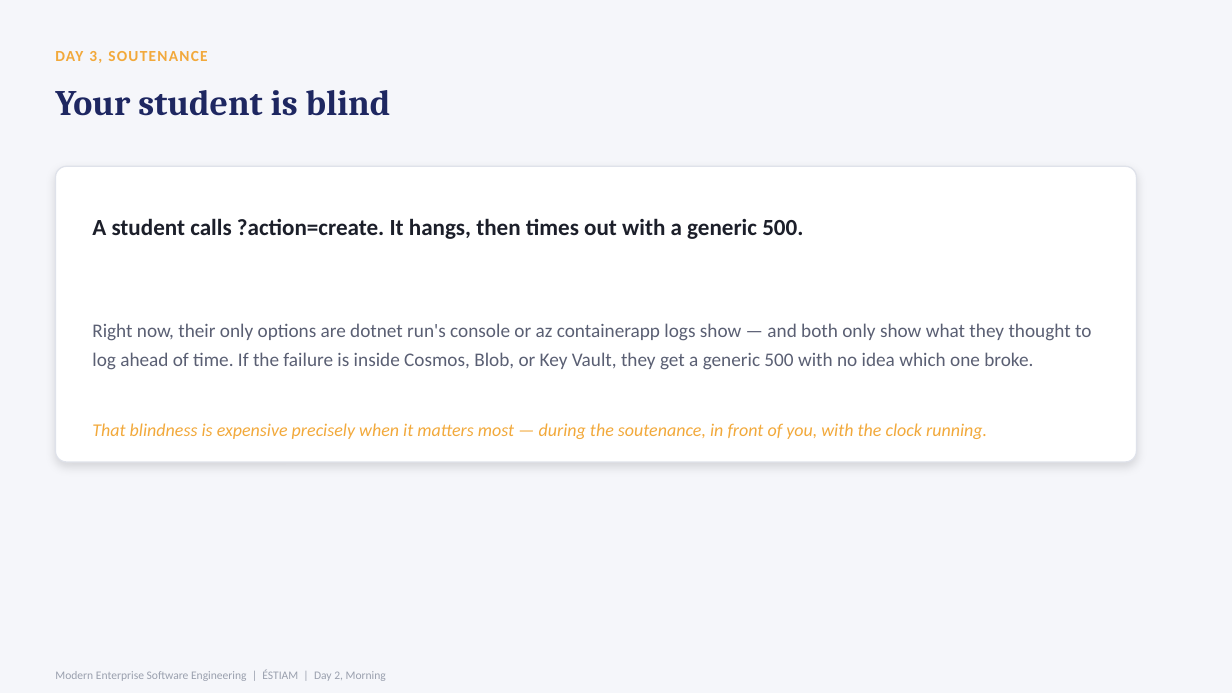
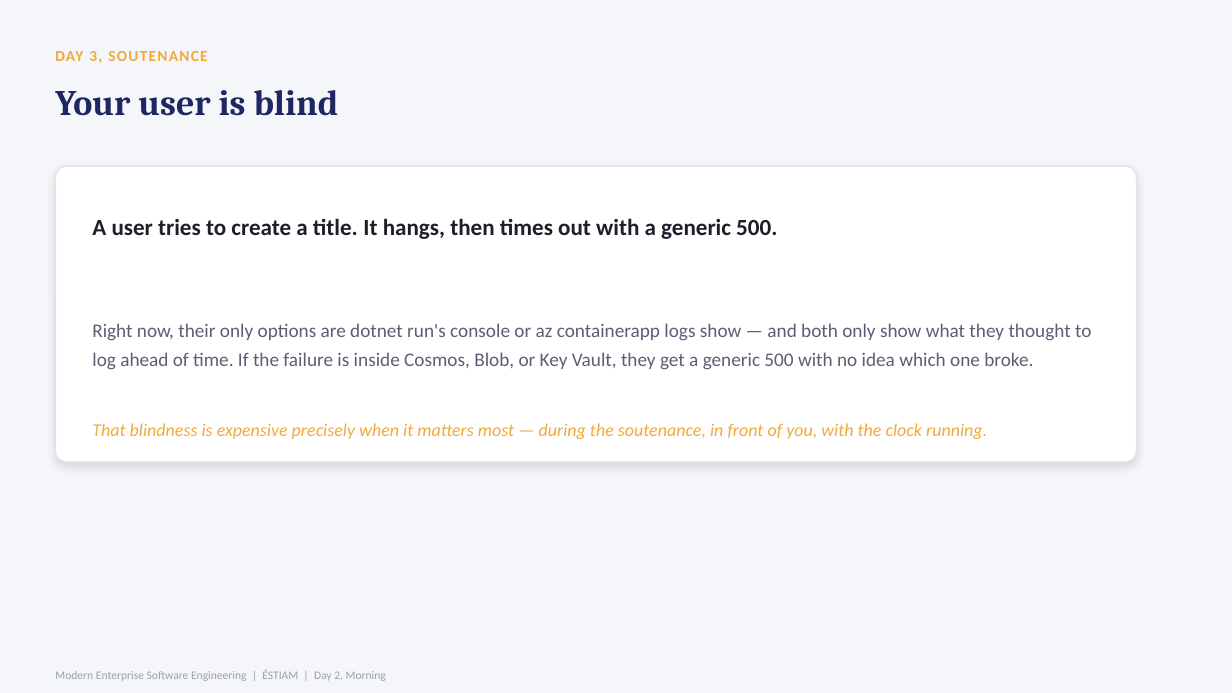
Before and after one commit to gsonego/3EADOTN__Material, a slide deck: slide 9 of module_04/Module4-Monitor-Troubleshoot-Optimize.pptx (slide 3 before the commit). Drawn at 1232x693 pixels with LibreOffice and Linux fonts; fonts in the diff are those of the drawing. Boxes give left, top, right and bottom in pixels: in the first picture for what was removed or moved away, otherwise in the second. Text is boxed around its words. In the diff, an @@ line names an element or a change of style, - is before the commit and + after.

```diff
--- a/module_04/Module4-Monitor-Troubleshoot-Optimize.pptx
+++ b/module_04/Module4-Monitor-Troubleshoot-Optimize.pptx
@@ text at box(55, 90, 339, 116): text changed @@
-Your student is blind
+Your user is blind
@@ text at box(92, 218, 777, 239): text changed @@
-A student calls ?action=create. It hangs, then times out with a generic 500.
+A user tries to create a title. It hangs, then times out with a generic 500.
```
Also in this commit, not shown: 1 slide added.
